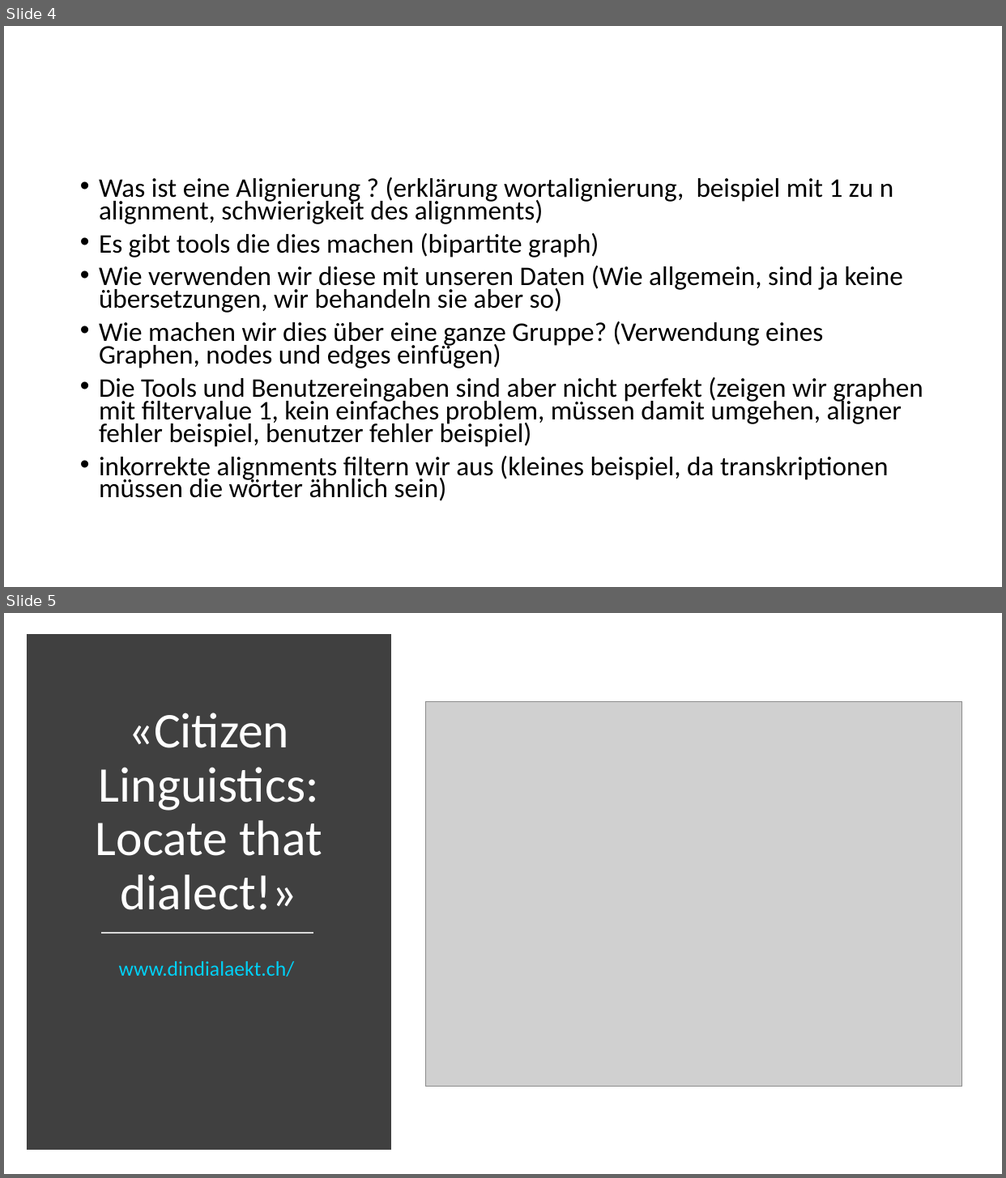
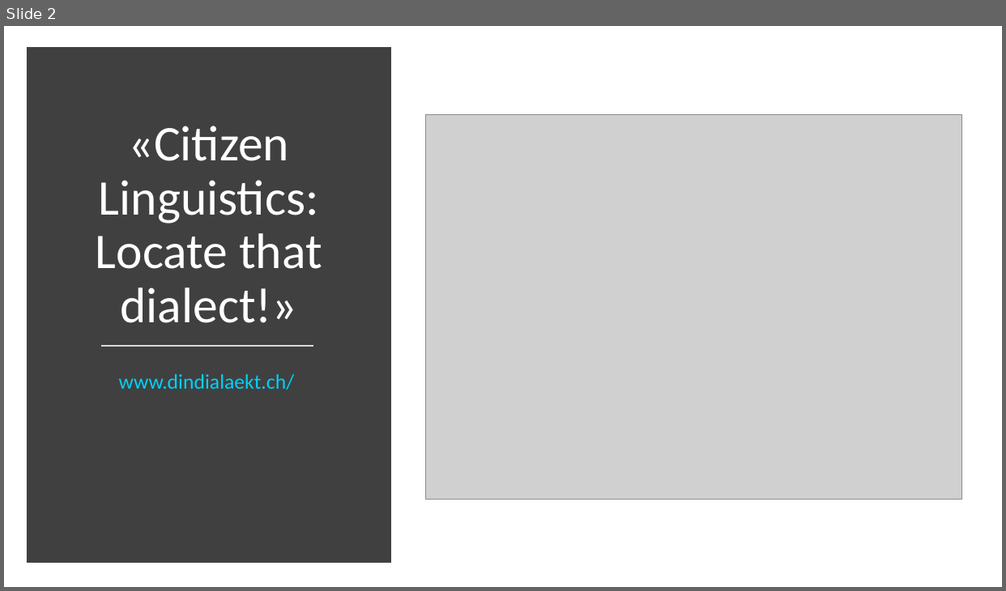
Before and after one commit to 837/ip5-nlp-ch, a slide deck: doc/IP5_Presentation.pptx. Shown one above the other, each under a label of ours: slides 4 and 5 before the commit, slide 2 after it. The pictures are 1006x1178 and 1006x591 pixels, drawn with LibreOffice and Linux fonts; fonts in the diff are those of the drawing; grey boxes stand for pictures. Boxes give left, top, right and bottom in pixels: in the first picture for what was removed or moved away, otherwise in the second. Text is boxed around its words. In the diff, an @@ line names an element or a change of style, - is before the commit and + after.

```diff
--- a/doc/IP5_Presentation.pptx
+++ b/doc/IP5_Presentation.pptx
@@ slide 4 removed at (4, 26, 1002, 587), background #FFFFFF @@
@@ text removed at (99, 177, 923, 501) @@
-• Was ist eine Alignierung ? (erklärung wortalignierung, beispiel mit 1 zu n alignment, schwierigkeit des alignments)
-• Es gibt tools die dies machen (bipartite graph)
-• Wie verwenden wir diese mit unseren Daten (Wie allgemein, sind ja keine übersetzungen, wir behandeln sie aber so)
-• Wie machen wir dies über eine ganze Gruppe? (Verwendung eines Graphen, nodes und edges einfügen)
-• Die Tools und Benutzereingaben sind aber nicht perfekt (zeigen wir graphen mit filtervalue 1, kein einfaches problem, müssen damit umgehen, aligner fehler beispiel, benutzer fehler beispiel)
-• inkorrekte alignments filtern wir aus (kleines beispiel, da transkriptionen müssen die wörter ähnlich sein)
@@ what was slide 5 is now slide 2 @@
```
Also in this commit, not shown: 3 slides changed, 2 slides added, 2 other slides removed.
